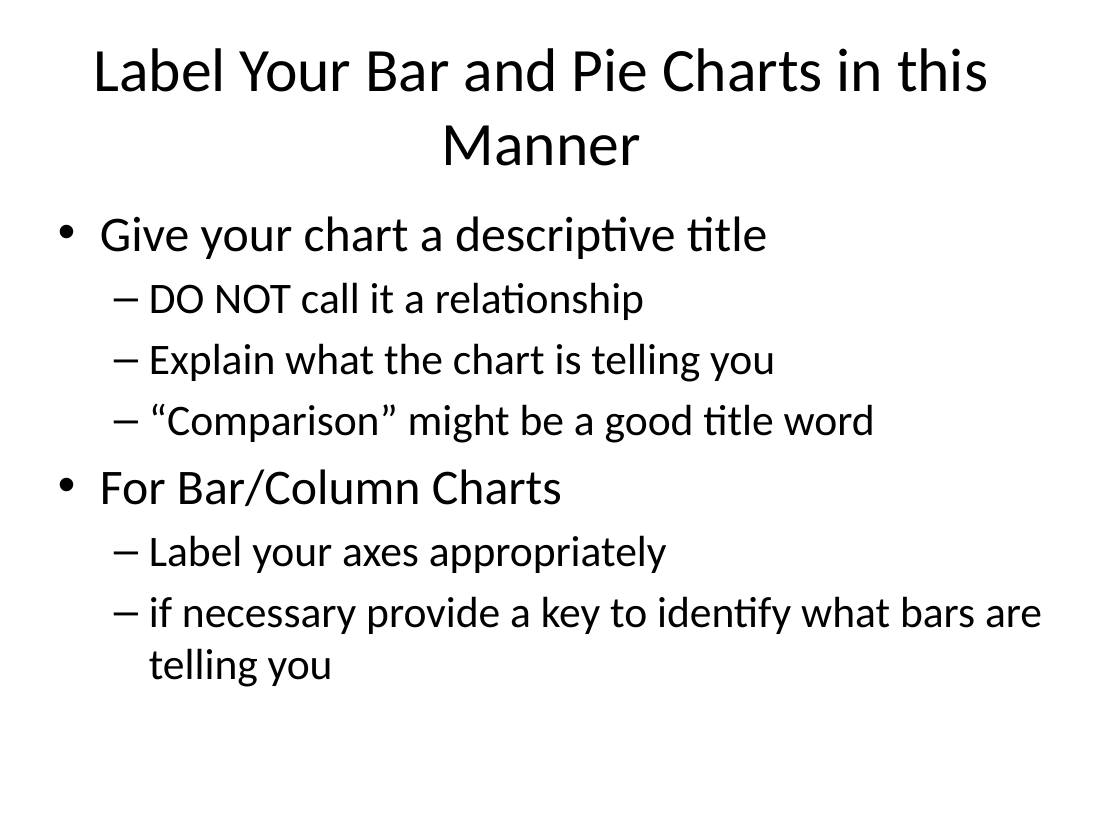
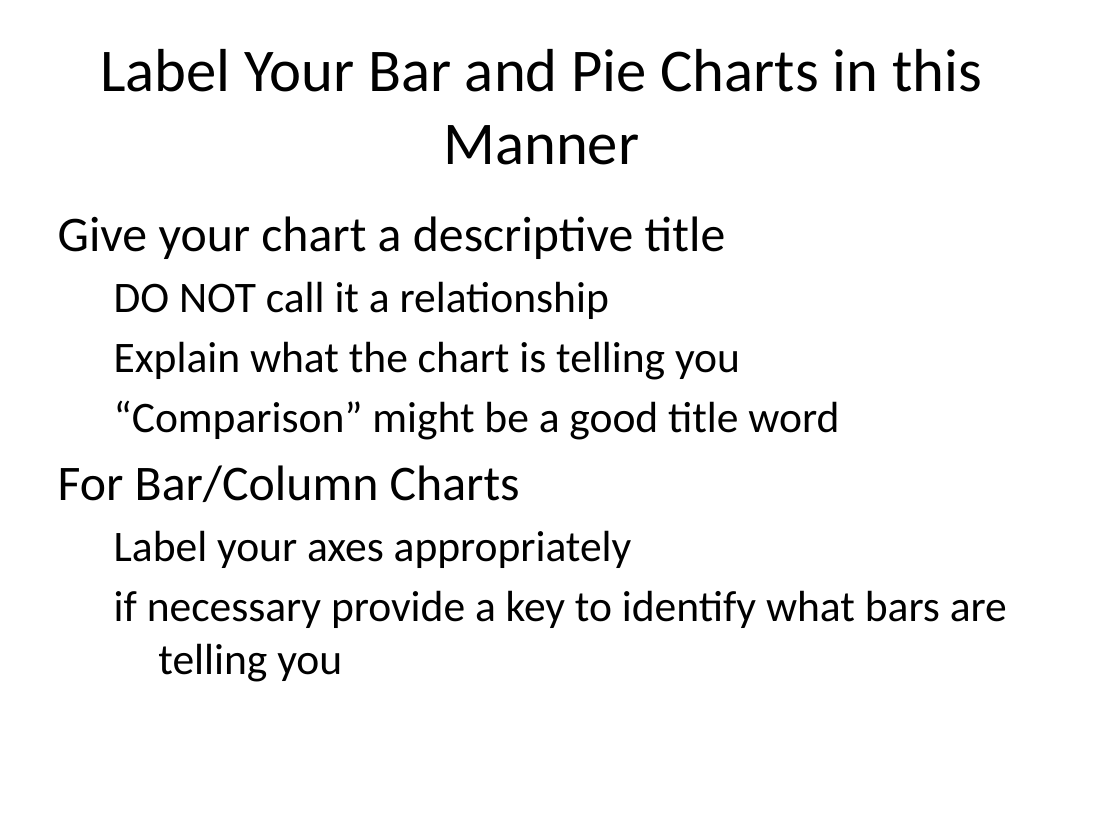
Before and after one commit to classes-list/middle-school, a slide deck: slide 27 of data-analysis.pptx (slide 28 before the commit). Drawn at 1120x840 pixels with LibreOffice and Linux fonts; fonts in the diff are those of the drawing. Boxes give left, top, right and bottom in pixels: in the first picture for what was removed or moved away, otherwise in the second. Text is boxed around its words. In the diff, an @@ line names an element or a change of style, - is before the commit and + after.

```diff
--- a/data-analysis.pptx
+++ b/data-analysis.pptx
@@ text "Label Your Bar and Pie ..." at bbox=[100, 49, 982, 165]: size 39.6 to 39 pt @@
@@ text "Give your chart a descriptive ..." at bbox=[58, 216, 1007, 682]: bullet • to none; bullet – to none @@
```
Also in this commit, not shown: 24 other slides changed, 2 slides removed, 2 other files.
